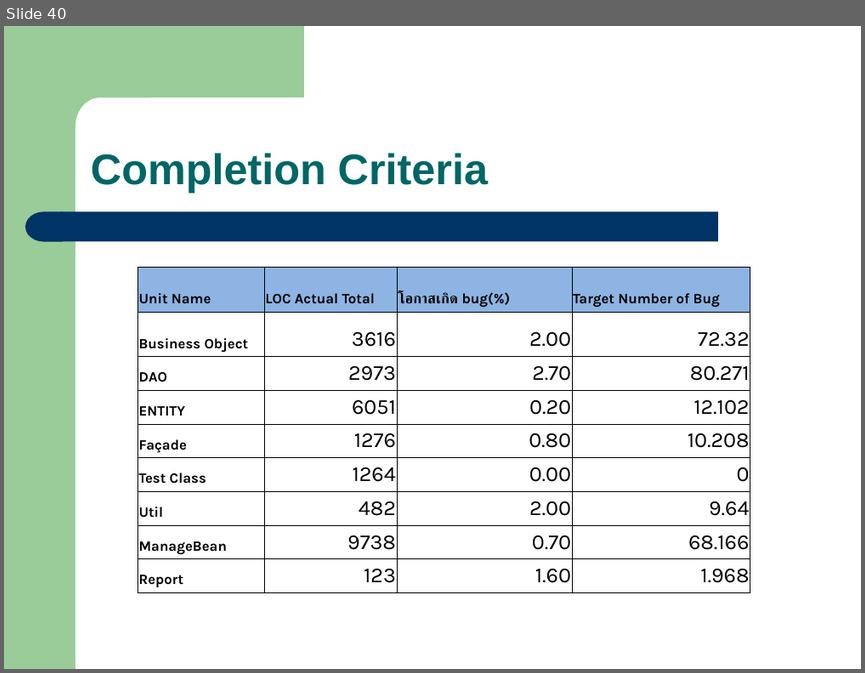
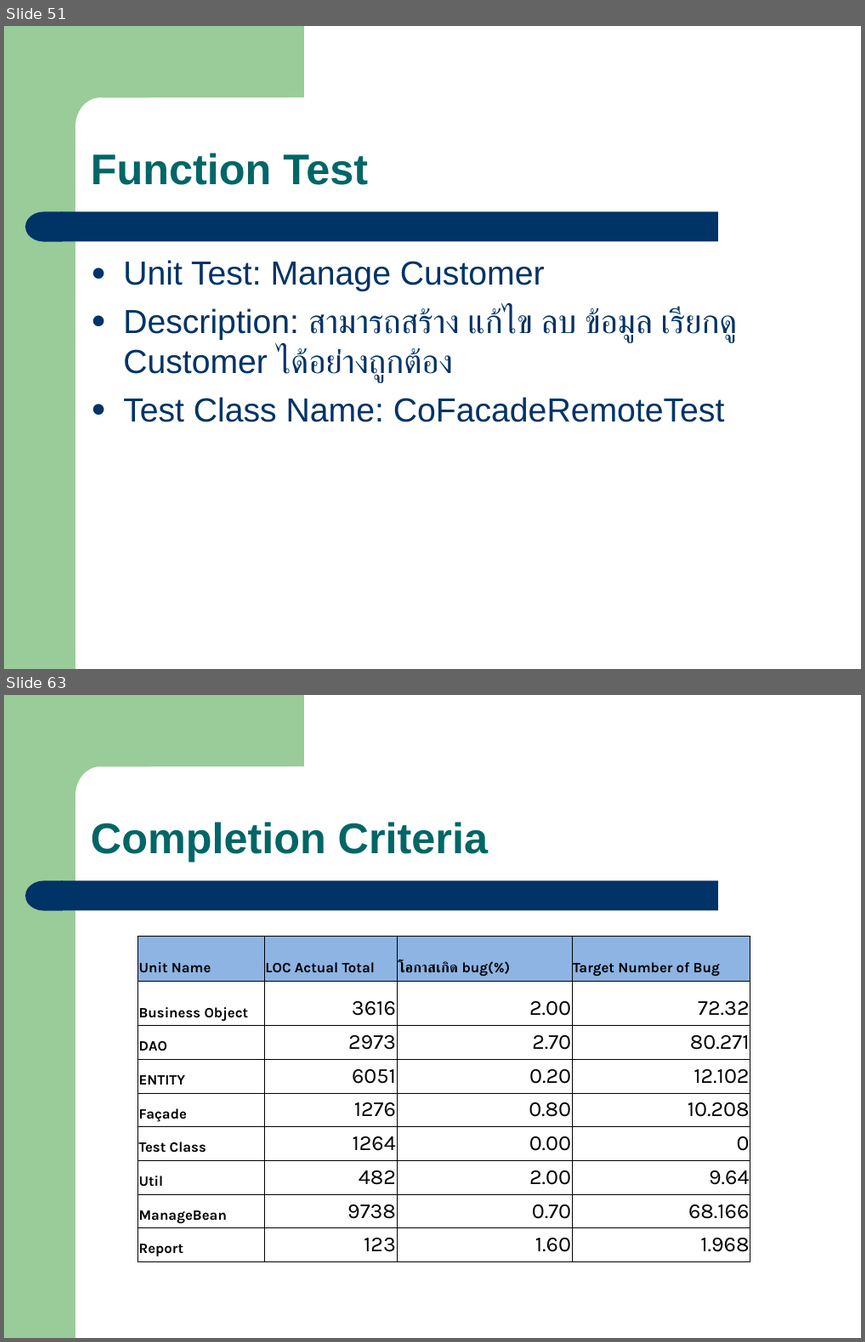
Before and after one commit to eseawind/simple-mrp, a slide deck: simple-mrp-doc/Simple_MRP_Present_V1.2_POM_20110226.ppt. Shown one above the other, each under a label of ours: slide 40 before the commit, slides 51 and 63 after it; the slides between them are not shown. The pictures are 865x673 and 865x1342 pixels, drawn with LibreOffice and Linux fonts; fonts in the diff are those of the drawing. Boxes give left, top, right and bottom in pixels: in the first picture for what was removed or moved away, otherwise in the second. Text is boxed around its words. In the diff, an @@ line names an element or a change of style, - is before the commit and + after.

```diff
--- a/simple-mrp-doc/Simple_MRP_Present_V1.2_POM_20110226.ppt
+++ b/simple-mrp-doc/Simple_MRP_Present_V1.2_POM_20110226.ppt
@@ slide 51 added at bbox=[4, 26, 861, 669], background #FFFFFF; not listed: 4 template elements that a slide beside it also shows @@
@@ text added at bbox=[91, 153, 368, 185], 36 pt, text #006666, bold @@
+Function Test
@@ text added at bbox=[123, 260, 737, 422], 28 pt, text #003366 @@
+● Unit Test: Manage Customer
+● Description: สามารถสร้าง แก้ไข ลบ ข้อมูล เรียกดู Customer ได้อย่างถูกต้อง
+● Test Class Name: CoFacadeRemoteTest
@@ what was slide 40 is now slide 63 @@
```
Also in this commit, not shown: 1 slide changed, 24 other slides added, 2 slides removed, 3 other files.
